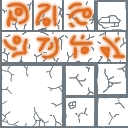
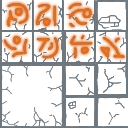
Layer changes from the first w=128, h=128 image to the second:
painted on "root Merged" over (0, 31, 96, 62)
